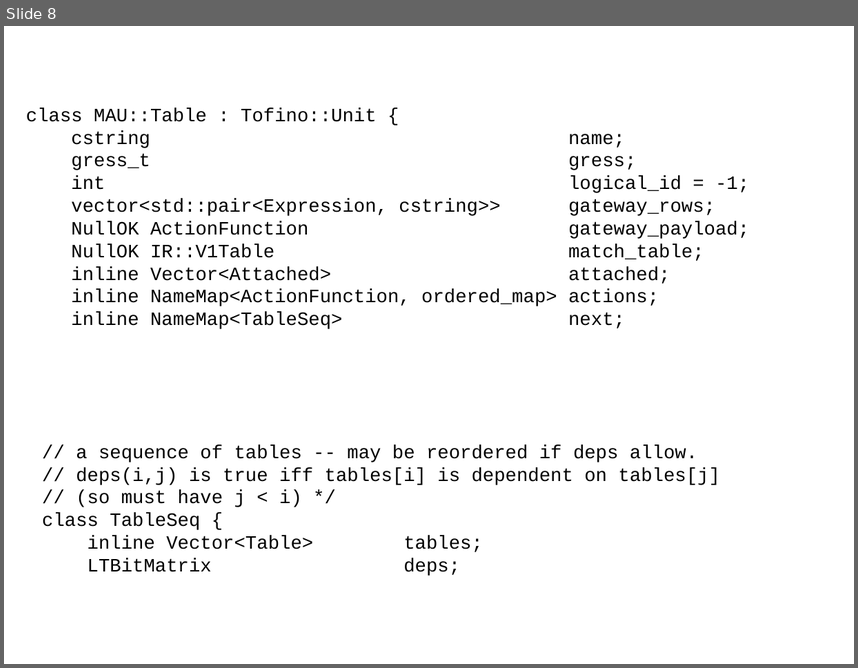
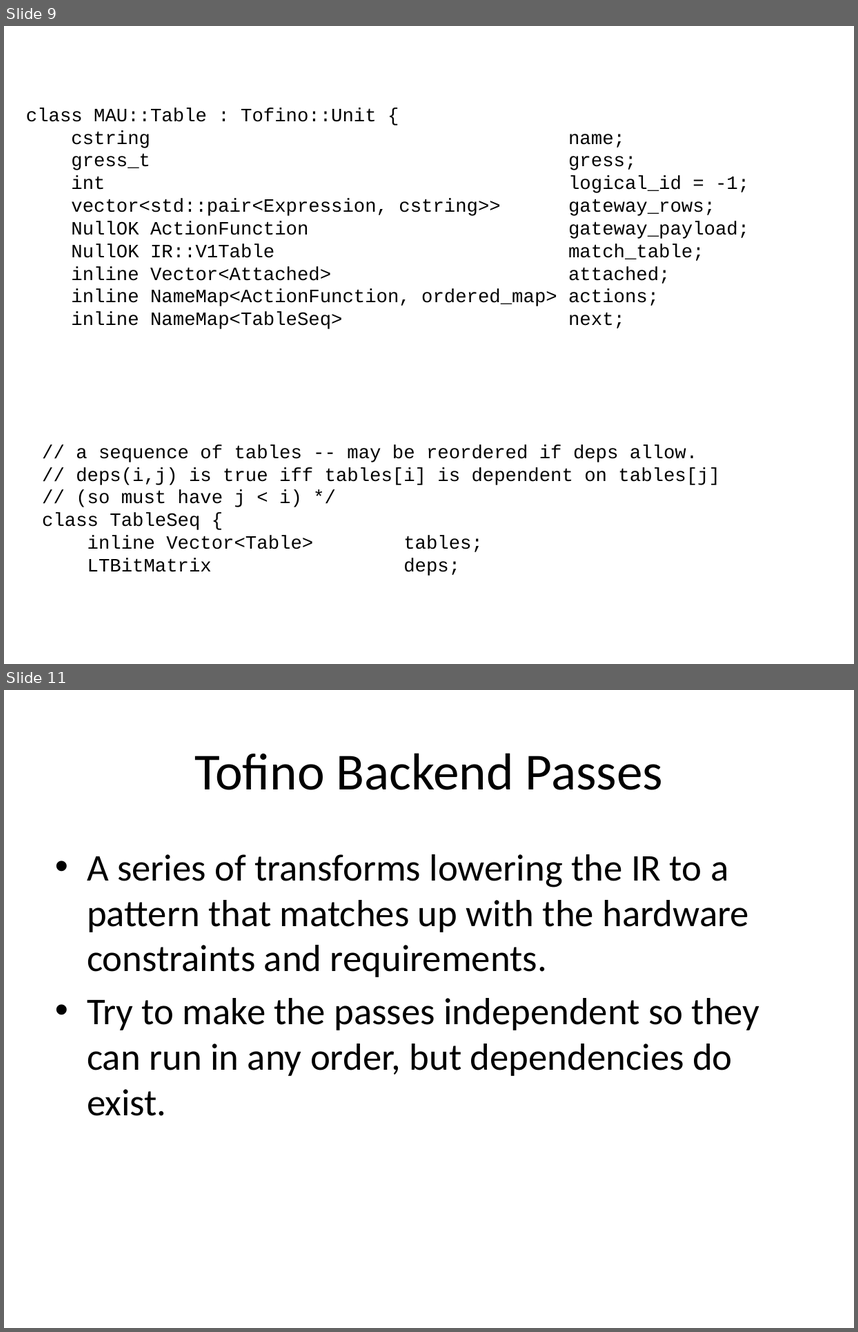
Before and after one commit to p4lang/bf-p4c, a slide deck: docs/TofinoBackend.pptx. Shown one above the other, each under a label of ours: slide 8 before the commit, slides 9 and 11 after it; the slides between them are not shown. The pictures are 858x668 and 858x1332 pixels, drawn with LibreOffice and Linux fonts; fonts in the diff are those of the drawing. Boxes give left, top, right and bottom in pixels: in the first picture for what was removed or moved away, otherwise in the second. Text is boxed around its words. In the diff, an @@ line names an element or a change of style, - is before the commit and + after.

```diff
--- a/docs/TofinoBackend.pptx
+++ b/docs/TofinoBackend.pptx
@@ slide 11 added at <box>4,690,854,1328</box>, background #FFFFFF @@
@@ title added at <box>194,753,663,790</box>, 44 pt, text #000000 @@
+Tofino Backend Passes
@@ text added at <box>87,854,760,1116</box>, 32 pt, text #000000 @@
+• A series of transforms lowering the IR to a pattern that matches up with the hardware constraints and requirements.
+• Try to make the passes independent so they can run in any order, but dependencies do exist.
@@ what was slide 8 is now slide 9 @@
```
Also in this commit, not shown: 2 slides changed, 9 other slides added, 1 slide removed.
